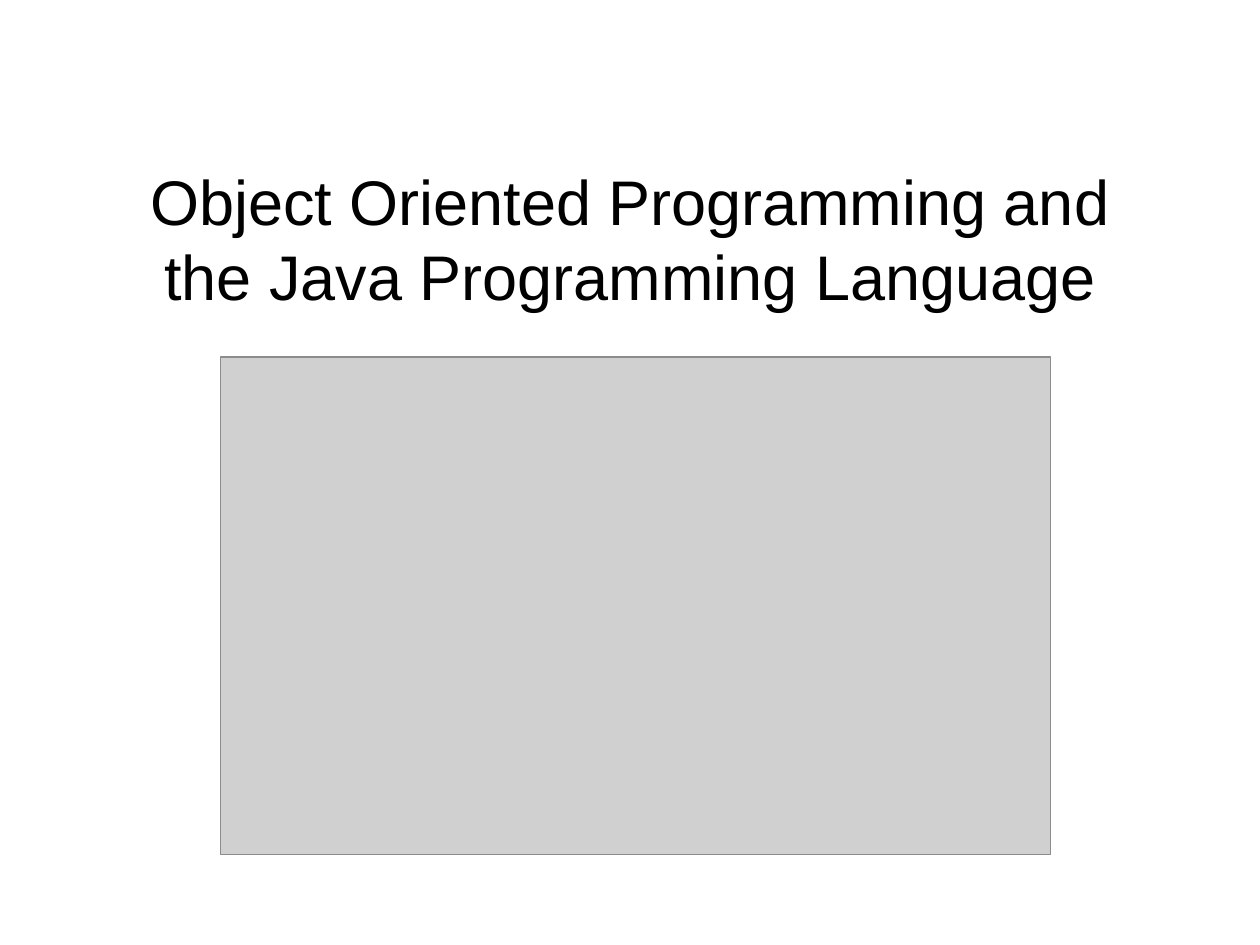
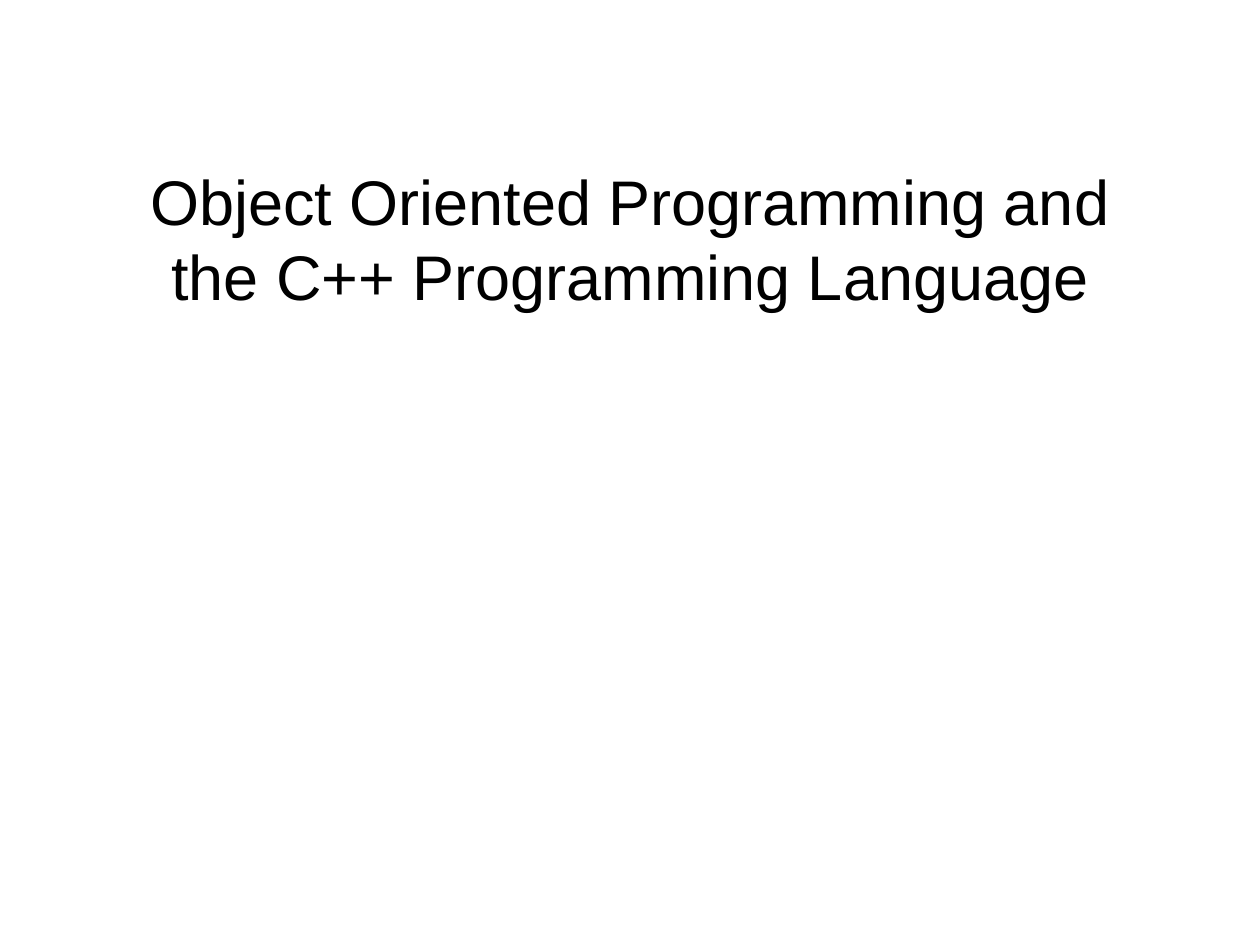
Before and after one commit to MWATLER/MWATLER.github.io, a slide deck: slide 1 of btp200/Week1/TravelSimulator/ObjectOrientedProgramming.ppt. Drawn at 1260x945 pixels with LibreOffice and Linux fonts; fonts in the diff are those of the drawing; grey boxes stand for pictures. Boxes give left, top, right and bottom in pixels: in the first picture for what was removed or moved away, otherwise in the second. Text is boxed around its words. In the diff, an @@ line names an element or a change of style, - is before the commit and + after.

Commit message:
Updated the object oriented powerpoint in week 1 of btp200 to focus on C++

```diff
--- a/btp200/Week1/TravelSimulator/ObjectOrientedProgramming.ppt
+++ b/btp200/Week1/TravelSimulator/ObjectOrientedProgramming.ppt
@@ title at (150,179,1109,312): text changed @@
-Object Oriented Programming and the Java Programming Language
+Object Oriented Programming and the C++ Programming Language
@@ picture removed at (220,357,1051,854) @@
```
Also in this commit, not shown: 6 other slides changed.
